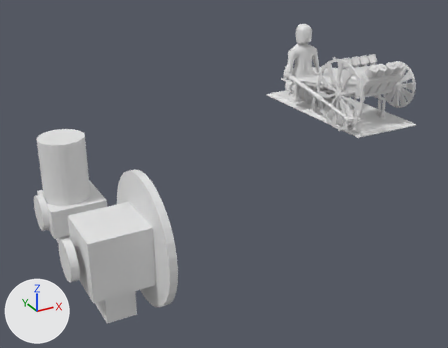
Before and after pictures for a commit that changed the Blender file 3_Blend_Files/Animation.blend.
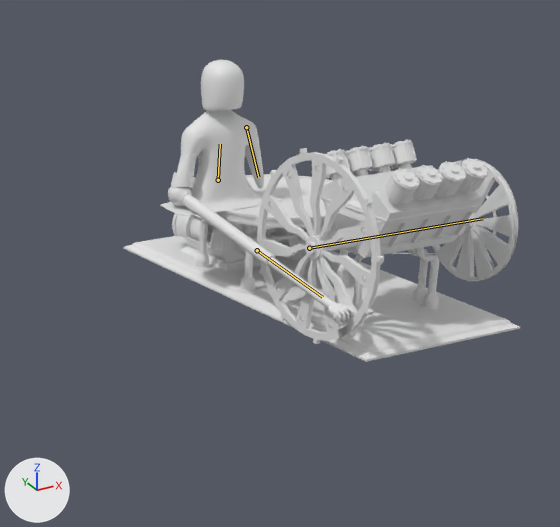
Each version appears first whole from a camera (50 mm lens) standing at (-12.15, -13.49, 6.02) and looking at (-5.55, -1.49, 0.02), and next in a close-up on the part from 49% to 96% of the width and 0% to 58% of the height. Arrows for +X, +Y and +Z are at lower left; the lights stay in place. The first two pictures are the older version. The bones that change are drawn over the model as lines in the close-ups.

The first close-up shows 'CrankShaft_Big', 'CrankWheel_Big', 'Cylinder.004', 'Cylinder_5', 'Cylinder_8', 'Engine_Block', 'Hand', 'Huamnoid_PistonArm', 'Humanoid', 'HumanoidPlatform', 'Humanoid_ArmJoint', 'Humnoid_PistonArmHousing', 'LifePumpCylinder', 'LifePumpCylinder.001', 'LifePumpHousing', 'LifePumpHousing.001', 'LifePumpRod.001', 'Platform', 'Pulley_Engine', 'UpperArm' and 17 more.
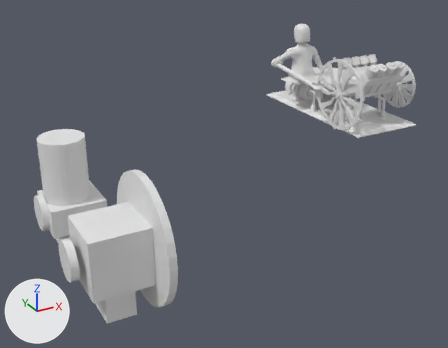
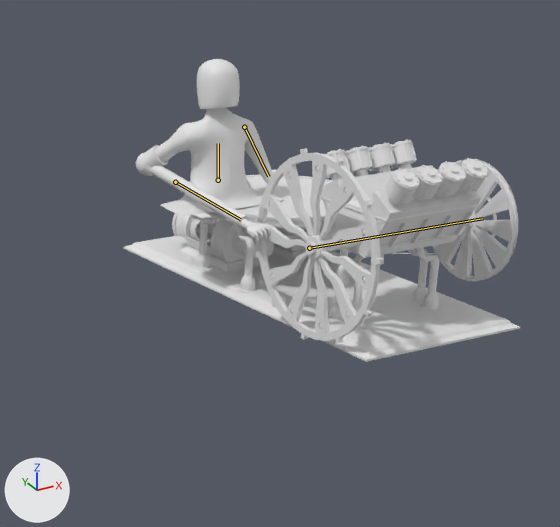
Commit message: animation half way complete

The newer file adds an action. The first version stands in its rest pose; the second is drawn at frame 71 of the action 'AutomatonAction'.

Pixel boxes (x1, y1, x2, y2) of what changed, in the close-ups (560 x 527 px):
'CrankWheel_Big', posed
    before: (255, 148, 384, 344)
    after: (251, 148, 384, 344)
'Humanoid', posed
    before: (161, 60, 283, 216)
    after: (155, 59, 284, 215)
'Pulley_Engine', posed
    before: (432, 160, 518, 281)
    after: (432, 160, 518, 282)
'Humnoid_PistonArmHousing', posed
    before: (177, 189, 275, 267)
    after: (146, 164, 248, 227)
'Huamnoid_PistonArm', posed
    before: (267, 257, 337, 309)
    after: (240, 218, 254, 230)
'Hand', posed (7% narrower, 10% shorter)
    before: (328, 303, 354, 323)
    after: (247, 224, 271, 242)
'UpperArm', posed
    before: (171, 172, 195, 191)
    after: (143, 145, 168, 167)
'LifePumpHousing', posed
    before: (266, 227, 332, 247)
    after: (273, 227, 332, 251)
'Humanoid_ArmJoint', posed
    before: (168, 186, 190, 206)
    after: (136, 152, 147, 175)
'LifePumpCylinder.001', posed
    before: (190, 216, 212, 246)
    after: (190, 216, 212, 243)
bone 'Spine', root to tip
    before: (218, 180) to (220, 144)
    after: (218, 180) to (218, 143)
bone ' HydraulicRod', root to tip
    before: (257, 250) to (322, 297)
    after: (175, 182) to (240, 219)
bone 'Upper_Arm_L', root to tip
    before: (246, 127) to (258, 177)
    after: (244, 127) to (268, 176)

The change, as a diff of the scene's bpy script:
```diff
--- a/3_Blend_Files/Animation.blend.py
+++ b/3_Blend_Files/Animation.blend.py
@@ bone_main_crank @@
 bone_main_crank = bpy.data.objects['Automaton'].pose.bones['Main_Crank']  # child of 'Root_Machine'
-bone_main_crank.rotation_euler = (0.0, -35.31, 0.0)  # degrees (0, -2023, 0)
+bone_main_crank.rotation_euler = (0.0, 4.765, 0.0)  # degrees (0, 273, 0)
@@ bone_spine @@
 bone_spine = bpy.data.objects['Automaton'].pose.bones['Spine']  # child of 'Root_Humanoid'
-bone_spine.rotation_quaternion = (1.0, 0.0, 0.0, 0.0)  # degrees (0, 0, 0)
+bone_spine.rotation_quaternion = (0.999, -0.039, 0.0, 0.0)  # degrees (-5, 0, 0)
@@ bone_hydraulicrod @@
 bone_hydraulicrod = bpy.data.objects['Automaton'].pose.bones[' HydraulicRod']  # child of 'Fore_Arm_R'
-bone_hydraulicrod.location = (0.0, 0.0, 0.0)
+bone_hydraulicrod.location = (0.005, -0.887, 0.0)
@@ bone_upper_arm_l @@
 bone_upper_arm_l = bpy.data.objects['Automaton'].pose.bones['Upper_Arm_L']  # child of 'Spine'
-bone_upper_arm_l.rotation_quaternion = (1.0, 0.0, 0.0, 0.0)  # degrees (0, 0, 0)
+bone_upper_arm_l.rotation_quaternion = (0.988, 0.0, -0.052, 0.147)  # degrees (-1, -6, 17)
```
